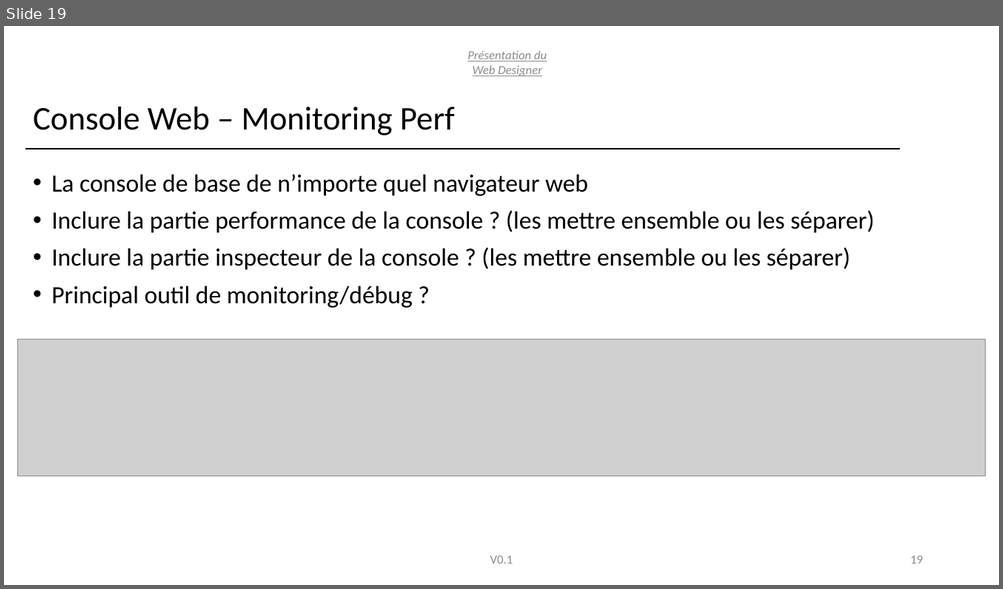
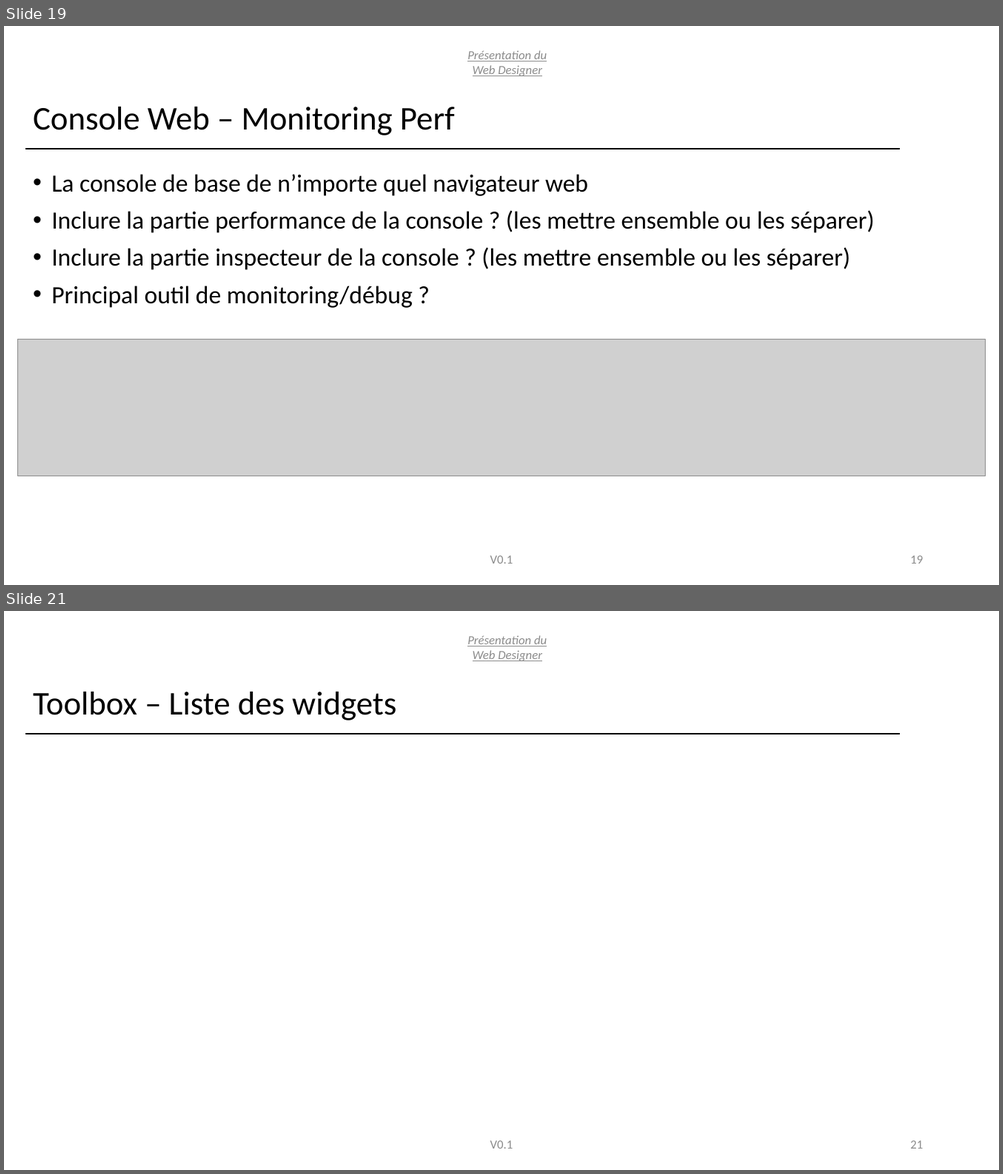
Before and after one commit to T4ouf/Web-Designer, a slide deck: doc/pitch/Presentation-Conception.pptx. Shown one above the other, each under a label of ours: slide 19 before the commit, slides 19 and 21 after it; the slides between them are not shown. The pictures are 1003x589 and 1003x1174 pixels, drawn with LibreOffice and Linux fonts; fonts in the diff are those of the drawing; grey boxes stand for pictures. Boxes give left, top, right and bottom in pixels: in the first picture for what was removed or moved away, otherwise in the second. Text is boxed around its words. In the diff, an @@ line names an element or a change of style, - is before the commit and + after.

```diff
--- a/doc/pitch/Presentation-Conception.pptx
+++ b/doc/pitch/Presentation-Conception.pptx
@@ slide 21 added at bbox=[4, 611, 999, 1170], background #FFFFFF @@
@@ text added at bbox=[467, 635, 546, 661], 12 pt, text #8C8C8C, italic, underline @@
+Présentation du Web Designer
@@ title added at bbox=[33, 692, 396, 721], 32 pt, text #000000 @@
+Toolbox – Liste des widgets
@@ line added from (25, 734) to (899, 734), #000000 1.5 pt @@
@@ text added at bbox=[490, 1141, 513, 1149], 12 pt, text #8C8C8C @@
+V0.1
@@ page number added at bbox=[910, 1141, 922, 1149], 12 pt, text #8C8C8C @@
+21
```
Also in this commit, not shown: 7 other slides added, 2 other files.
